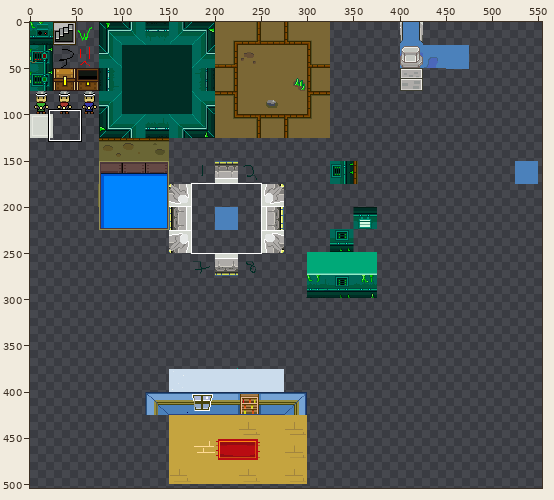
Edited in one commit: sprite sheet (data/sprites.png). Above: a wide view before the commit, with the close-up outlined.
Close-up. First the earlier version:
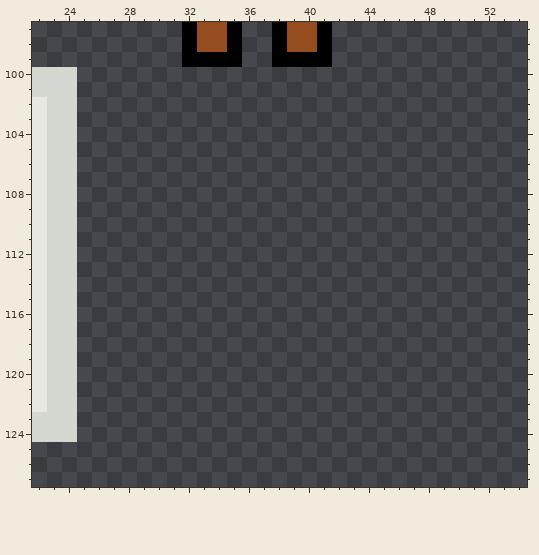
The file is 800x800 pixels. Colours within 5 levels of each other are drawn and written as one. Shown: x 22..54, y 97..127. The wide view leaves out empty margins. The commit also changed other parts of the picture, which this record leaves out.
After the commit:
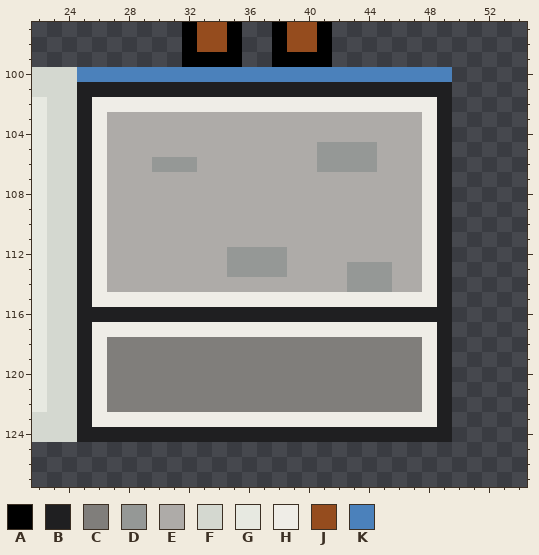
Palette (. is transparent): A #000000  B #1f1f21  C #807e7b  D #959896  E #aeaba8  F #d4d8d0  G #e7e9e1  H #efede7  J #954c1e  K #4b81bb
What changed:
y 100: x 25..49 ......................... -> KKKKKKKKKKKKKKKKKKKKKKKKK
y 101: x 25..49 ......................... -> BBBBBBBBBBBBBBBBBBBBBBBBB
y 102: x 25..49 ......................... -> BHHHHHHHHHHHHHHHHHHHHHHHB
y 103..104: x 25..49 ......................... -> BHEEEEEEEEEEEEEEEEEEEEEHB
y 105: x 25..49 ......................... -> BHEEEEEEEEEEEEEEDDDDEEEHB
y 106: x 25..49 ......................... -> BHEEEDDDEEEEEEEEDDDDEEEHB
y 107..111: x 25..49 ......................... -> BHEEEEEEEEEEEEEEEEEEEEEHB
y 112: x 25..49 ......................... -> BHEEEEEEEEDDDDEEEEEEEEEHB
y 113: x 25..49 ......................... -> BHEEEEEEEEDDDDEEEEDDDEEHB
y 114: x 25..49 ......................... -> BHEEEEEEEEEEEEEEEEDDDEEHB
y 115: x 25..49 ......................... -> BHHHHHHHHHHHHHHHHHHHHHHHB
y 116: x 25..49 ......................... -> BBBBBBBBBBBBBBBBBBBBBBBBB
y 117: x 25..49 ......................... -> BHHHHHHHHHHHHHHHHHHHHHHHB
y 118..122: x 25..49 ......................... -> BHCCCCCCCCCCCCCCCCCCCCCHB
y 123: x 25..49 ......................... -> BHHHHHHHHHHHHHHHHHHHHHHHB
y 124: x 25..49 ......................... -> BBBBBBBBBBBBBBBBBBBBBBBBB
